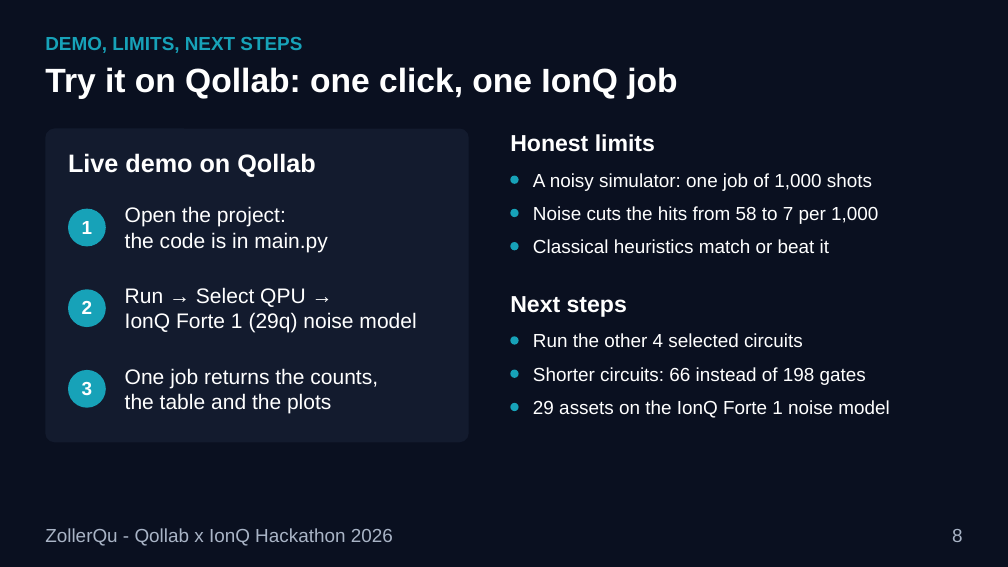
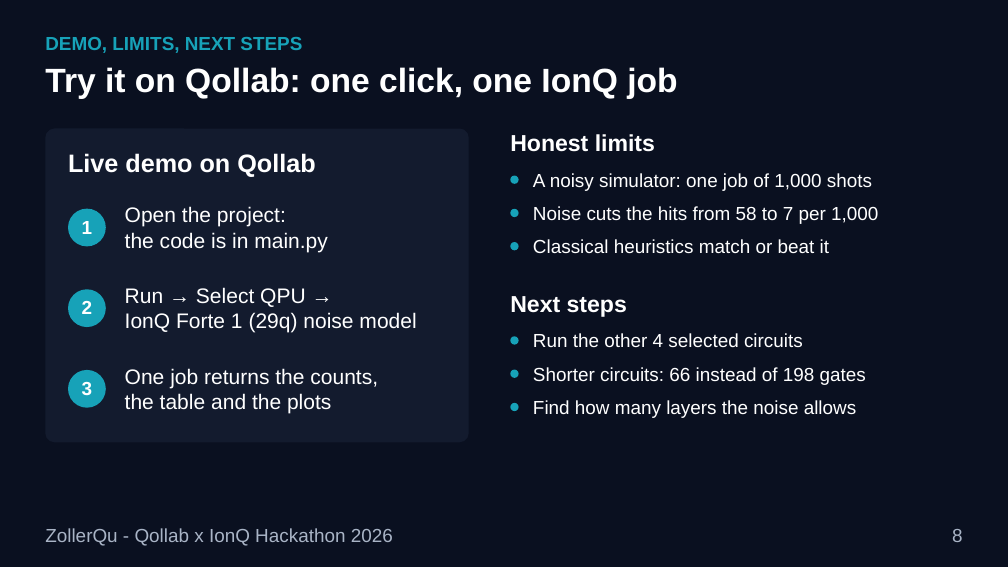
Before and after one commit to Oussema-t/zollerqu-qollab, a slide deck: slide 8 of slides/stocks_ZollerQu.pptx. Drawn at 1008x567 pixels with LibreOffice and Linux fonts; fonts in the diff are those of the drawing. Boxes give left, top, right and bottom in pixels: in the first picture for what was removed or moved away, otherwise in the second. Text is boxed around its words. In the diff, an @@ line names an element or a change of style, - is before the commit and + after.

```diff
--- a/slides/stocks_ZollerQu.pptx
+++ b/slides/stocks_ZollerQu.pptx
@@ text at (533,400,857,418): text changed @@
-29 assets on the IonQ Forte 1 noise model
+Find how many layers the noise allows
```
Also in this commit, not shown: 1 other slide changed, 24 other files.
